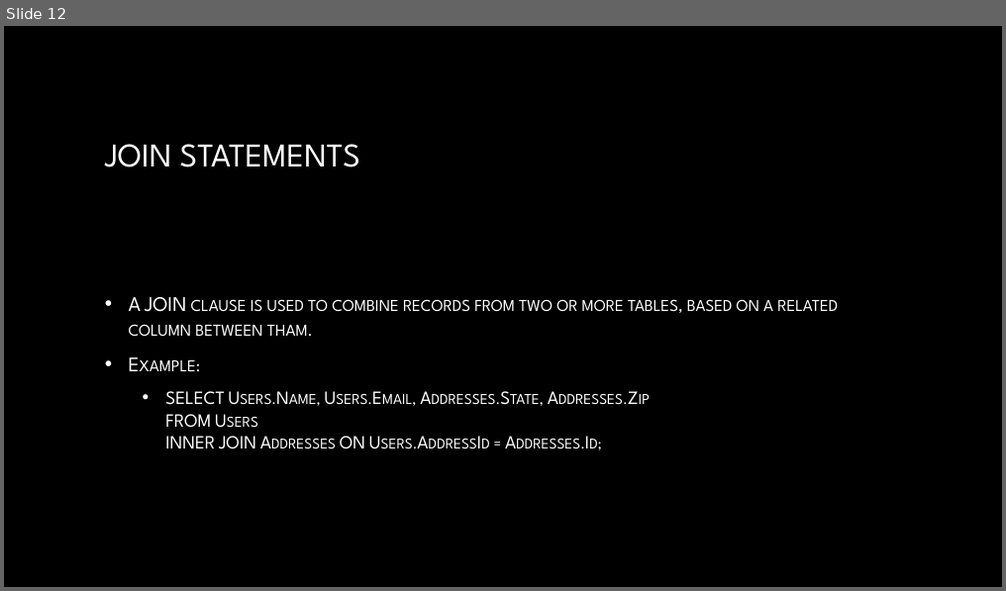
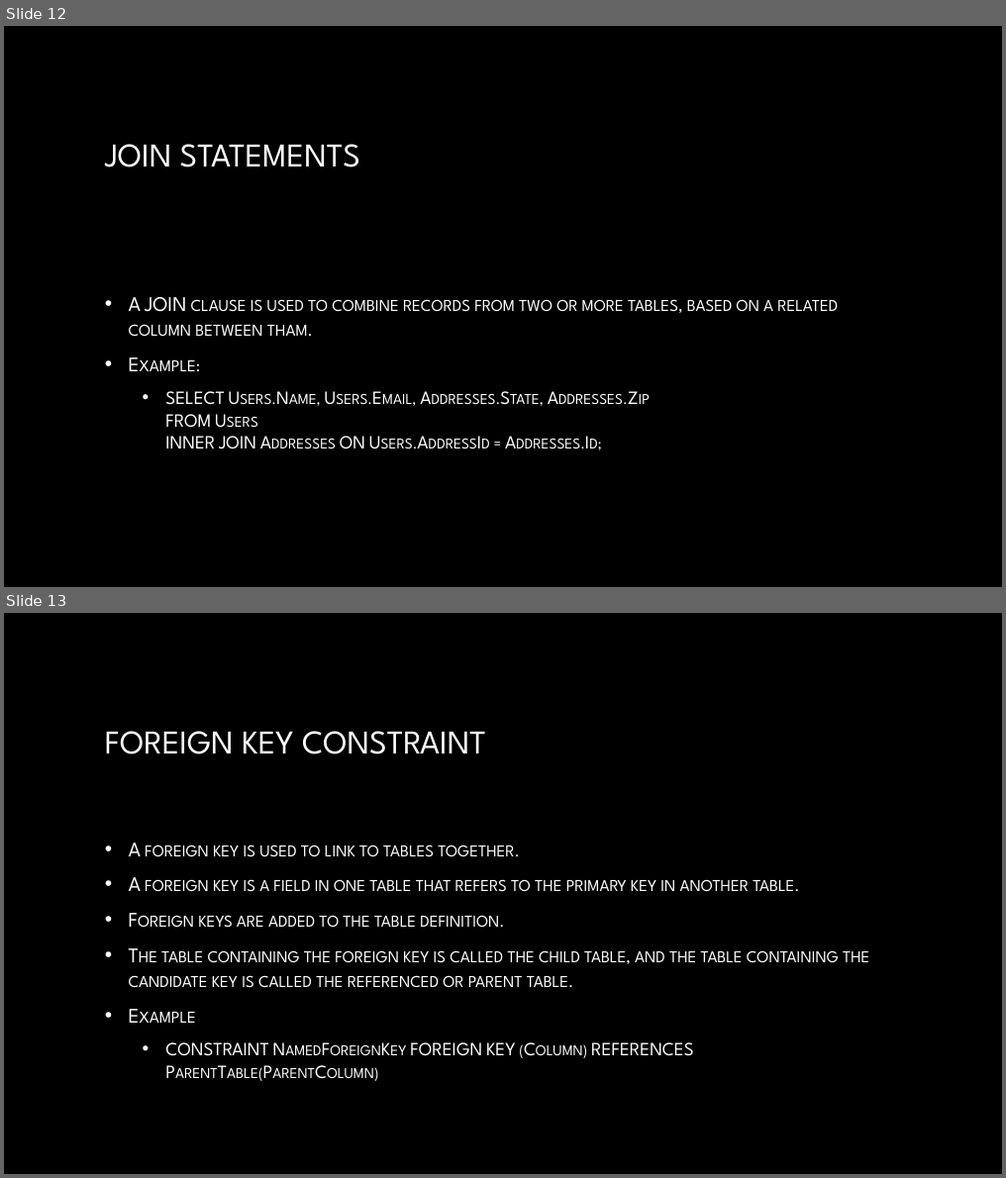
Before and after one commit to cooler09/Academy-Course-Materials, a slide deck: PPT/Academy PGH SQL.pptx. Shown one above the other, each under a label of ours: slide 12 before the commit, slides 12 and 13 after it. The pictures are 1006x591 and 1006x1178 pixels, drawn with LibreOffice and Linux fonts; fonts in the diff are those of the drawing; background and template pictures are left out. Boxes give left, top, right and bottom in pixels: in the first picture for what was removed or moved away, otherwise in the second. Text is boxed around its words. In the diff, an @@ line names an element or a change of style, - is before the commit and + after.

Commit message:
updated sql ppt

```diff
--- a/PPT/Academy PGH SQL.pptx
+++ b/PPT/Academy PGH SQL.pptx
@@ slide 13 added at (x1=4, y1=613, x2=1002, y2=1174), background picture (left out) @@
@@ title added at (x1=105, y1=731, x2=486, y2=755), 32 pt, text gradient #FFFFFF to #A6A6A6 @@
+FOREIGN KEY CONSTRAINT
@@ text added at (x1=129, y1=843, x2=869, y2=1057), 20 pt, text gradient #FFFFFF to #BFBFBF, small capitals @@
+• A foreign key is used to link to tables together.
+• A foreign key is a field in one table that refers to the primary key in another table.
+• Foreign keys are added to the table definition.
+• The table containing the foreign key is called the child table, and the table containing the candidate key is called the referenced or parent table.
+• Example
+  • CONSTRAINT NamedForeignKey FOREIGN KEY (Column) REFERENCES ParentTable(ParentColumn)
```
